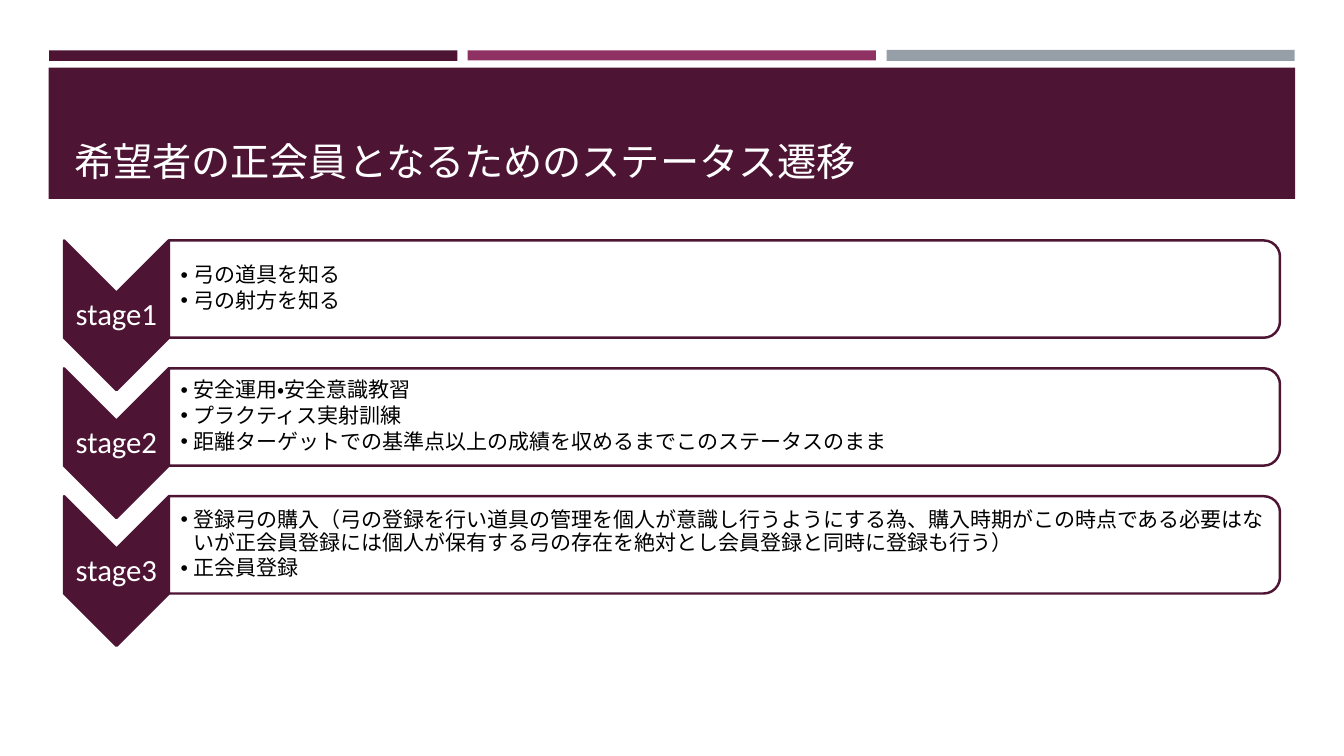
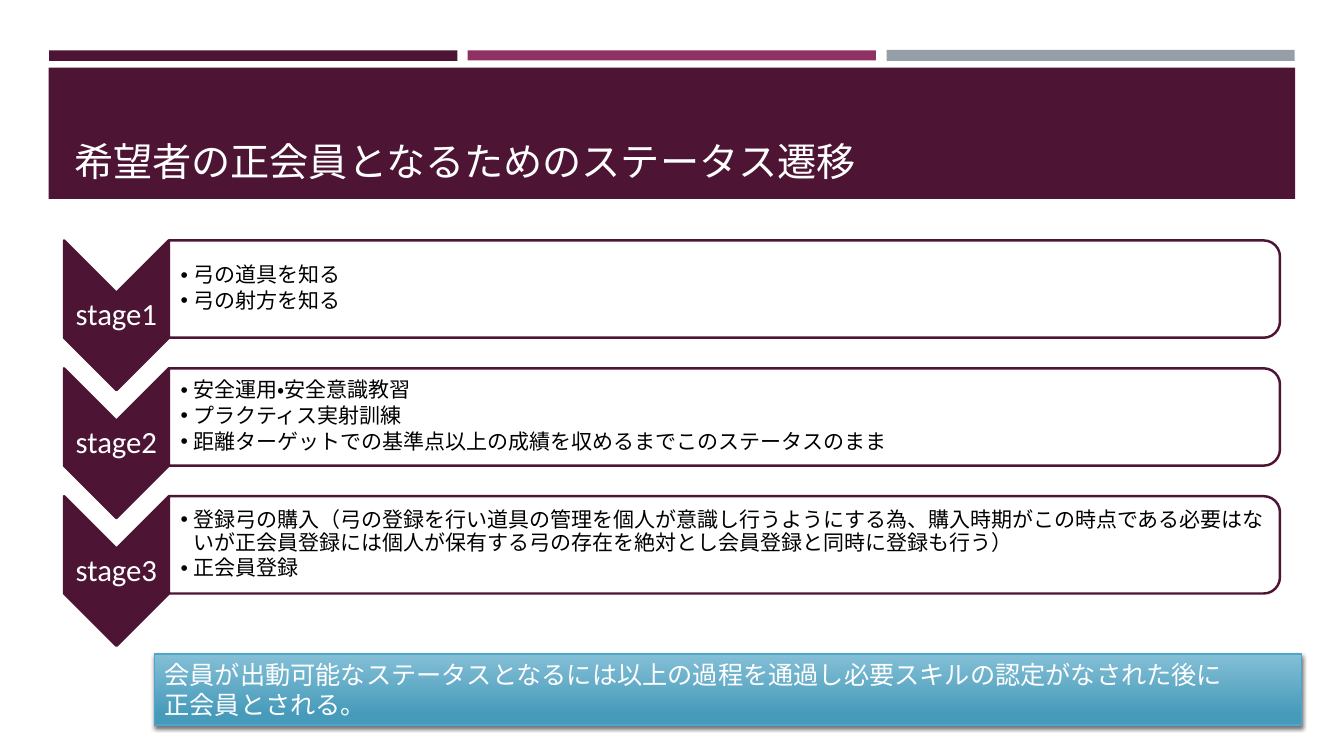
Before and after one commit to MasatoArai/subsidy, a slide deck: slide 4 of 団体加入希望者の要求情報とその提供手法.pptx. Drawn at 1344x756 pixels with LibreOffice and Linux fonts; fonts in the diff are those of the drawing. Boxes give left, top, right and bottom in pixels: in the first picture for what was removed or moved away, otherwise in the second. Text is boxed around its words. In the diff, an @@ line names an element or a change of style, - is before the commit and + after.

```diff
--- a/団体加入希望者の要求情報とその提供手法.pptx
+++ b/団体加入希望者の要求情報とその提供手法.pptx
@@ rectangle added at (154, 654, 1302, 726), fill gradient #84BFD7 to #489BBB, outline #4FA5C7 1 pt, 18 pt, text #FFFFFF @@
+会員が出動可能なステータスとなるには以上の過程を通過し必要スキルの認定がなされた後に
+正会員とされる。
```
Also in this commit, not shown: 3 other slides changed, 1 slide added, 2 other files.
